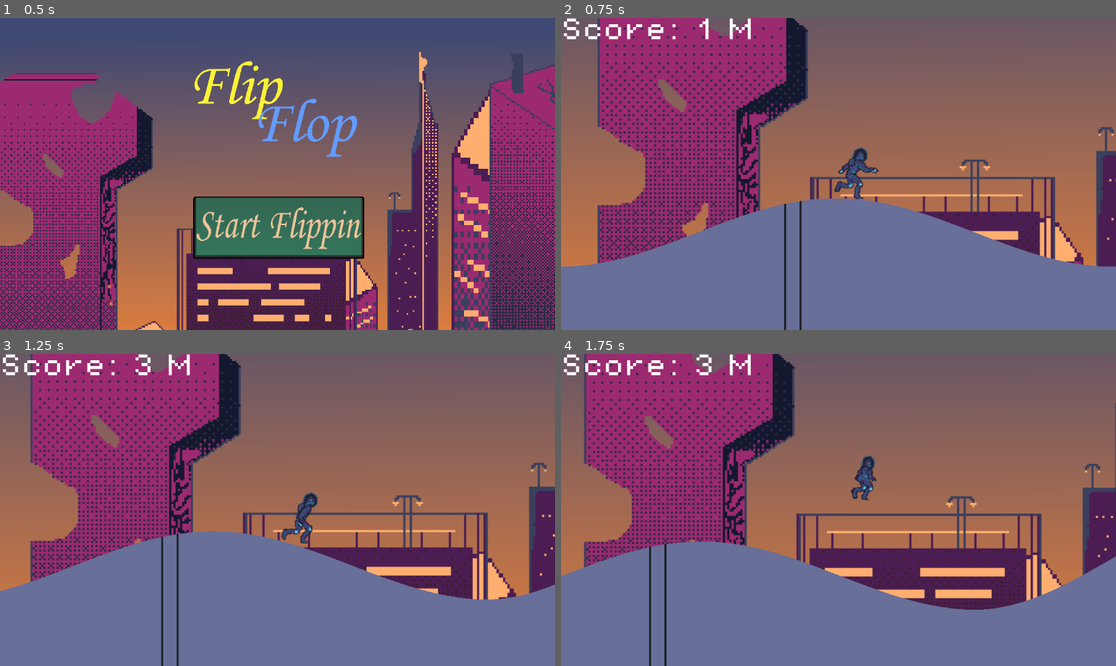
Above: before the commit, frames 1-4 (two rows, left to right).
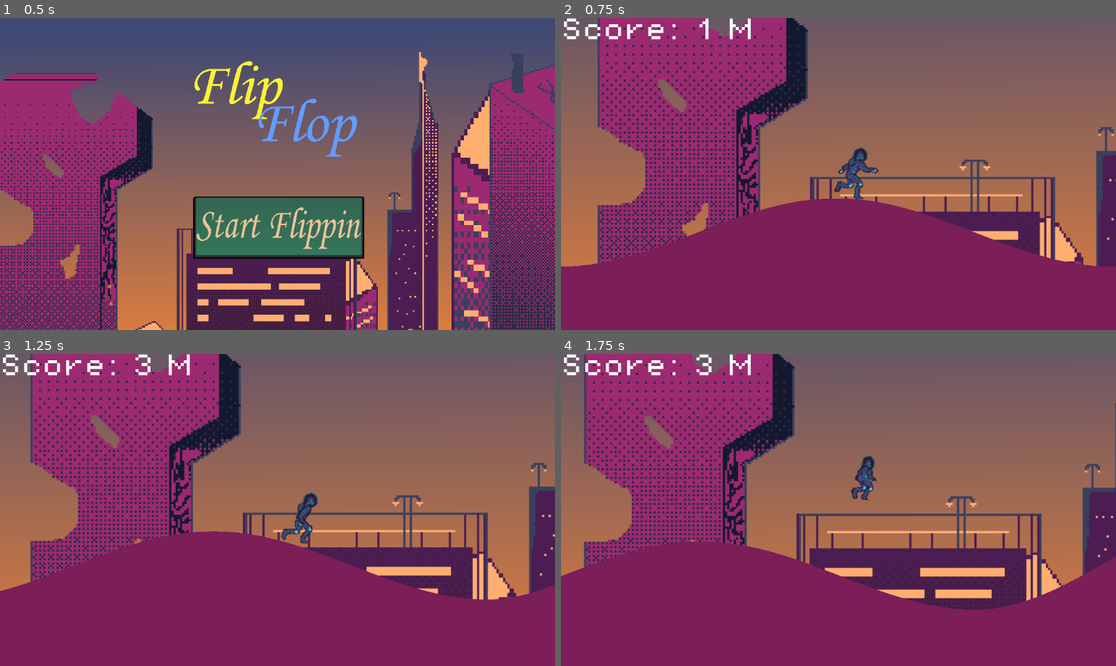
Above: after the commit, the same moments.

Repository: poplar00/Flip-Flop
Game: Godot game, scene res://Scenes/main_menu.tscn
Same seed, same stepped clock (60 frames per second), same inputs: the game is played once before the commit and once after it.
Inputs (mouse positions are in pixels of both pictures, inside the frame that each line leads up to):
- Up to frame 1 (0.5 s): no input
- Up to frame 2 (0.75 s): click (838, 227) at 0.5 s
- Up to frame 3 (1.25 s): no input
- Up to frame 4 (1.75 s): tap Space (JUMP) at 1.52 s

Frame 1 is identical in both runs. In frame 2, 31% of the frame differs, in the area x 0-100%, y 57-100%; in frame 3, 32%, in the area x 0-100%, y 56-100%; in frame 4, 30%.

Commit message:
feat: finish the game

Diff:
--- a/Scripts/terrain.gd
+++ b/Scripts/terrain.gd
@@ -5,7 +5,8 @@
 
 var screensize
 var terrain = Array()
-var texture = preload("res://asset/Ground_injek.png")
+#var texture = preload("res://asset/Ground_injek.png")
+var texture = preload("res://asset/Background.png")
 
 func _ready() -> void:
 	randomize()
@@ -49,5 +50,6 @@
 
 	var ground_polygon = Polygon2D.new()
 	ground_polygon.polygon = poly
-	ground_polygon.texture = texture
+	#ground_polygon.texture = texture
+	ground_polygon.color = "7c1e58"
 	add_child(ground_polygon)
Not shown, added: build/index.apple-touch-icon.png.import
Not shown, added: build/index.icon.png.import
Not shown, added: build/index.png.import
Not shown, changed: export_presets.cfg
Not shown, added: build/index.apple-touch-icon.png
Not shown, added: build/index.audio.position.worklet.js
Not shown, added: build/index.audio.worklet.js
Not shown, added: build/index.html
Not shown, added: build/index.icon.png
Not shown, added: build/index.js
Not shown, added: build/index.pck
Not shown, added: build/index.png
(and 2 more such lines)
